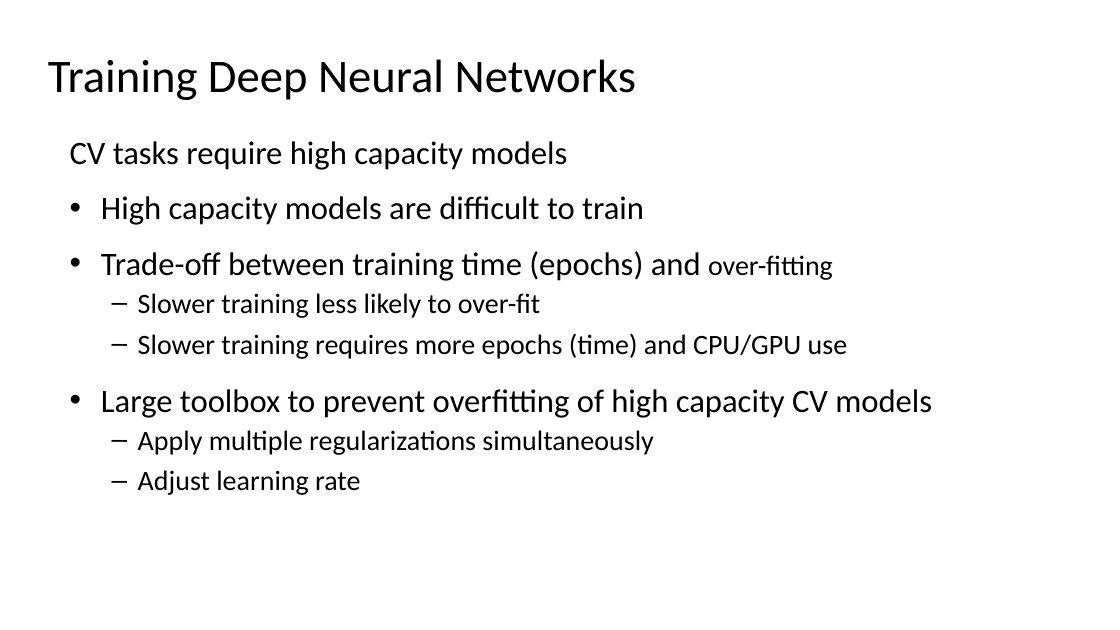
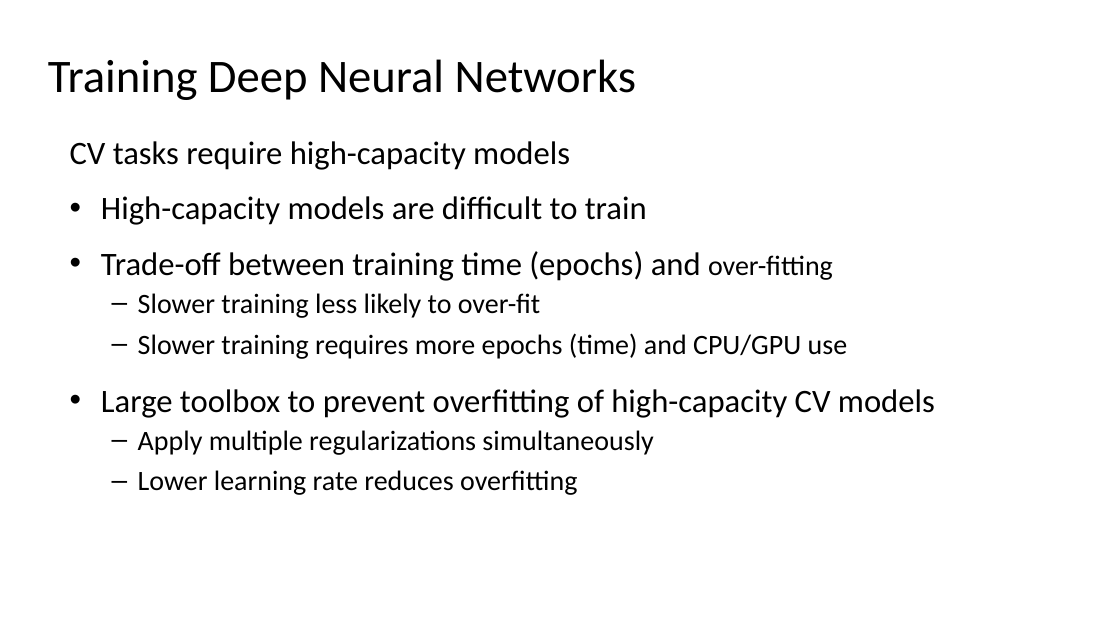
Before and after one commit to StephenElston/CSCI-E25, a slide deck: slide 56 of Slides/5_BuildingBlocksOfDeepLearning.pptx. Drawn at 1120x630 pixels with LibreOffice and Linux fonts; fonts in the diff are those of the drawing. Boxes give left, top, right and bottom in pixels: in the first picture for what was removed or moved away, otherwise in the second. Text is boxed around its words. In the diff, an @@ line names an element or a change of style, - is before the commit and + after.

```diff
--- a/Slides/5_BuildingBlocksOfDeepLearning.pptx
+++ b/Slides/5_BuildingBlocksOfDeepLearning.pptx
@@ text at (70,141,647,225): text changed @@
-CV tasks require high capacity models
-• High capacity models are difficult to train
+CV tasks require high-capacity models
+• High-capacity models are difficult to train
@@ text at (101,389,935,418): text changed @@
-• Large toolbox to prevent overfitting of high capacity CV models
+• Large toolbox to prevent overfitting of high-capacity CV models
@@ text at (138,470,577,495): text changed @@
-  – Adjust learning rate
+  – Lower learning rate reduces overfitting
```
Also in this commit, not shown: 22 other slides changed.
